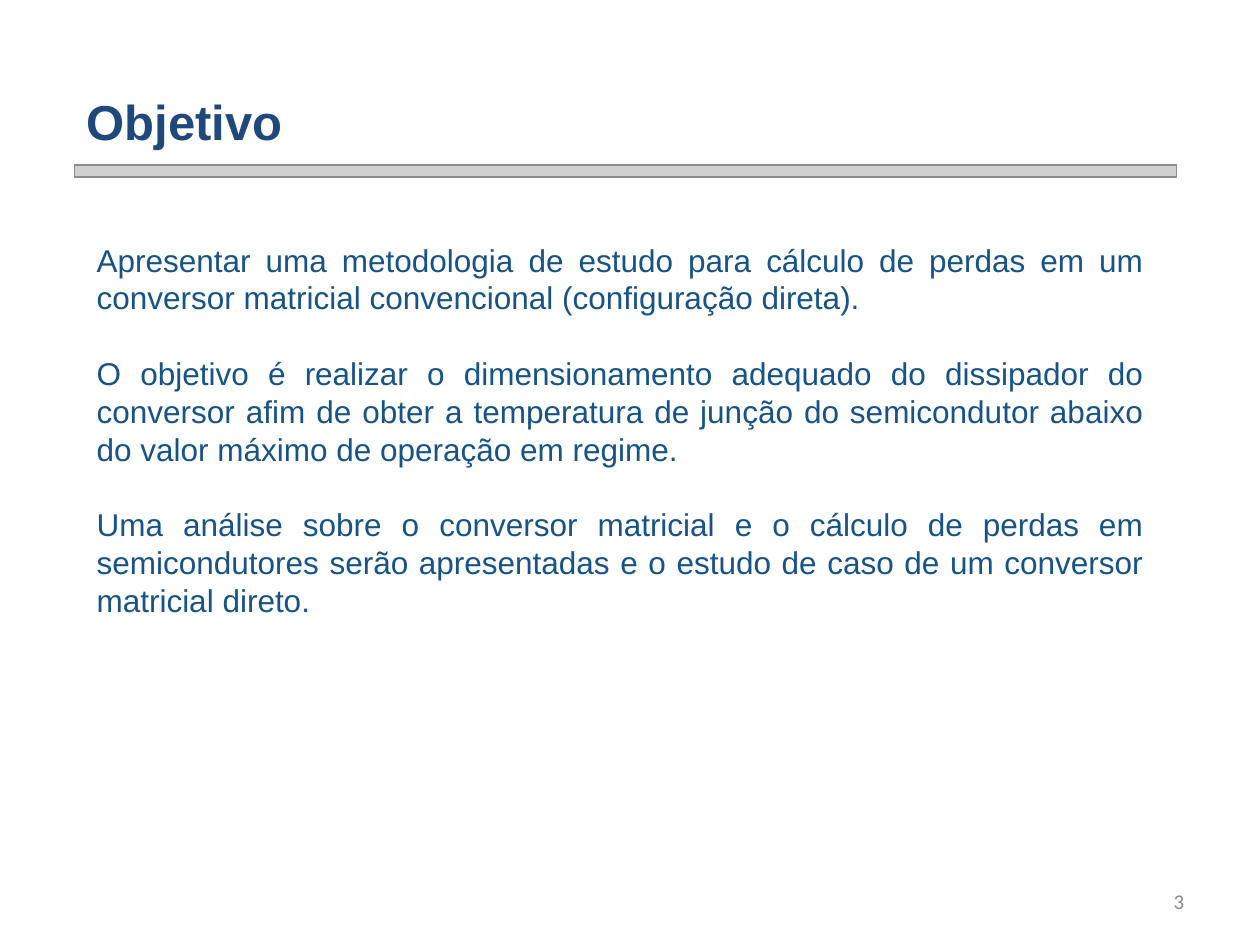
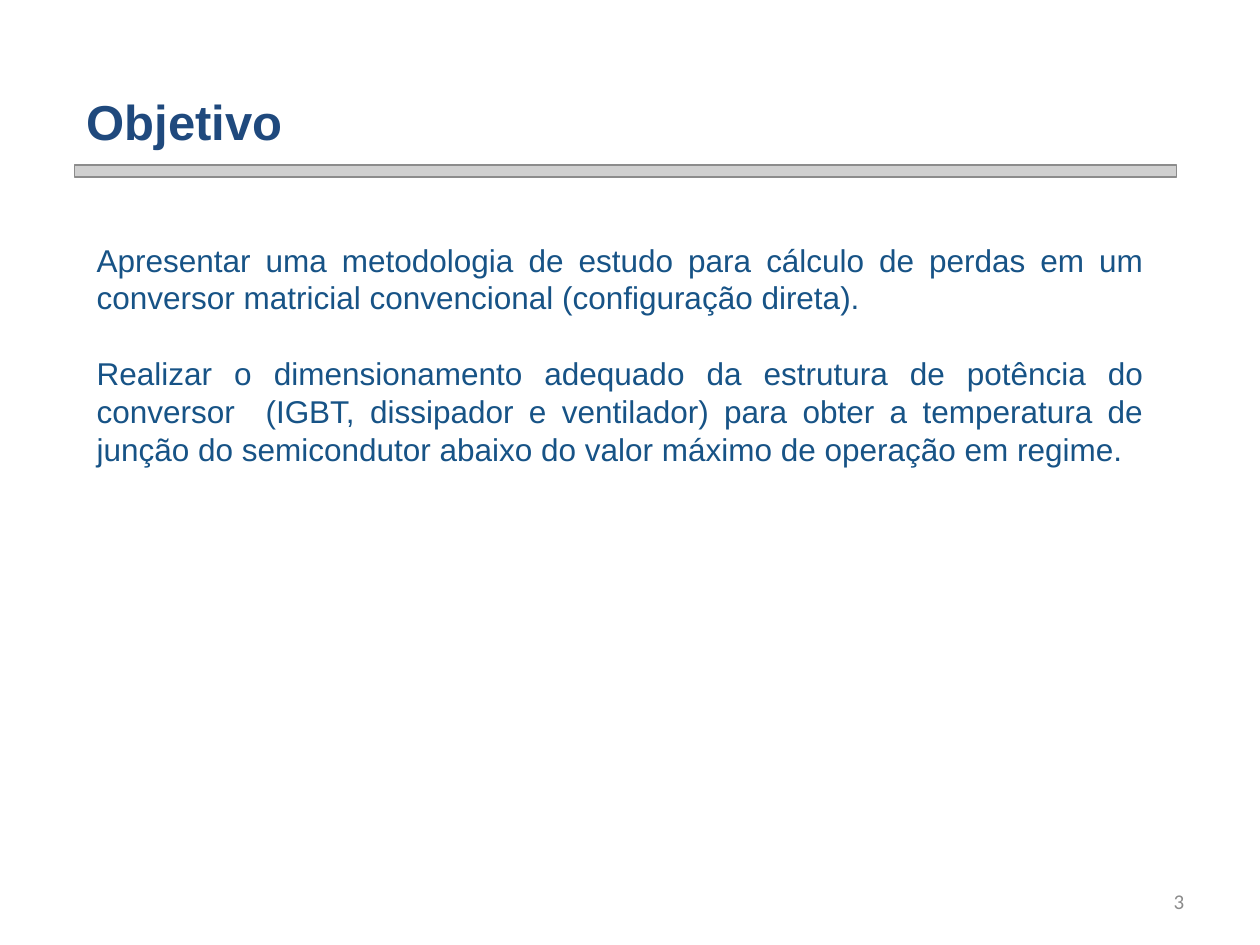
Before and after one commit to smarley2/ED1, a slide deck: slide 3 of Apresentação ED - Análise de perdas em conversor matricial - Fábio Posser.pptx. Drawn at 1260x945 pixels with LibreOffice and Linux fonts; fonts in the diff are those of the drawing; grey boxes stand for pictures; background and template pictures are left out. Boxes give left, top, right and bottom in pixels: in the first picture for what was removed or moved away, otherwise in the second. Text is boxed around its words. In the diff, an @@ line names an element or a change of style, - is before the commit and + after.

```diff
--- a/Apresentação ED - Análise de perdas em conversor matricial - Fábio Posser.pptx
+++ b/Apresentação ED - Análise de perdas em conversor matricial - Fábio Posser.pptx
@@ text at <box>97,362,1143,467</box>: text changed @@
-  O objetivo é realizar o dimensionamento adequado do dissipador do conversor afim de obter a temperatura de junção do semicondutor abaixo do valor máximo de operação em regime.
-  Uma análise sobre o conversor matricial e o cálculo de perdas em semicondutores serão apresentadas e o estudo de caso de um conversor matricial direto.
+  Realizar o dimensionamento adequado da estrutura de potência do conversor (IGBT, dissipador e ventilador) para obter a temperatura de junção do semicondutor abaixo do valor máximo de operação em regime.
```
Also in this commit, not shown: 7 other slides changed, 11 slides added, 2 slides removed, 1 other file.
